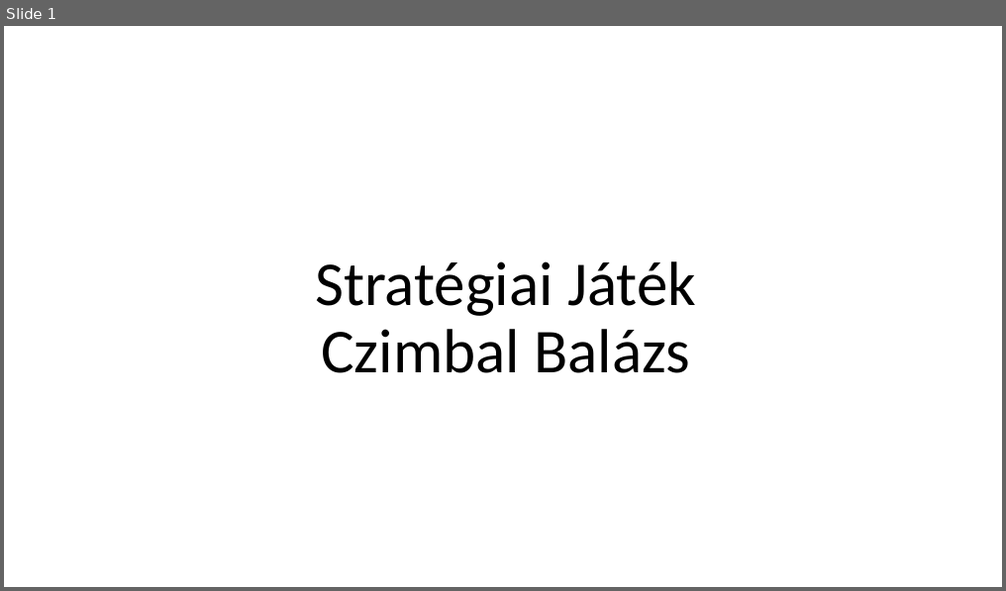
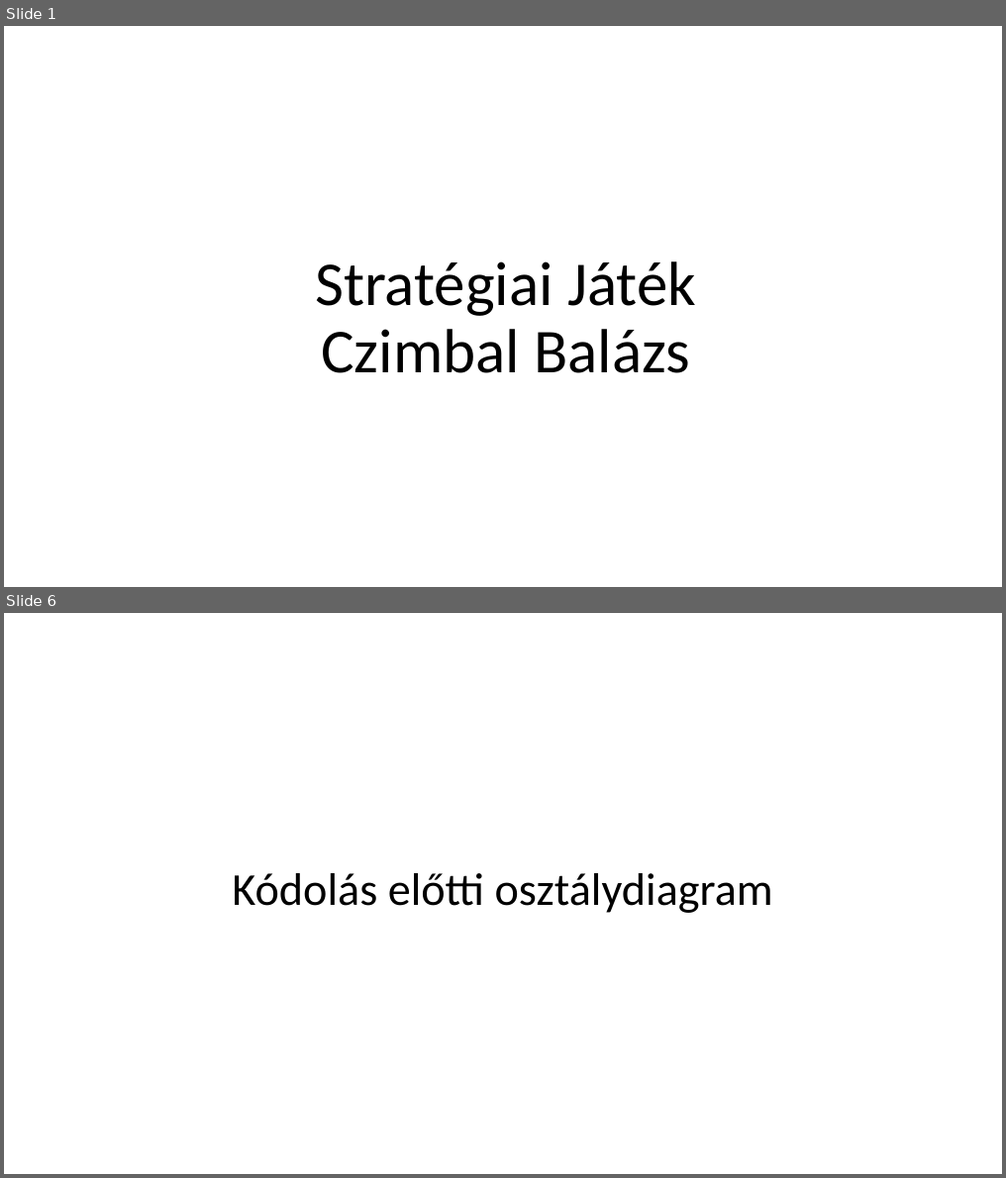
Before and after one commit to cimbi01/NagyBeadando, a slide deck: StatégiaiJáték.pptx. Shown one above the other, each under a label of ours: slide 1 before the commit, slides 1 and 6 after it; the slides between them are not shown. The pictures are 1006x591 and 1006x1178 pixels, drawn with LibreOffice and Linux fonts; fonts in the diff are those of the drawing; background and template pictures are left out. Boxes give left, top, right and bottom in pixels: in the first picture for what was removed or moved away, otherwise in the second. Text is boxed around its words. In the diff, an @@ line names an element or a change of style, - is before the commit and + after.

```diff
--- a/StatégiaiJáték.pptx
+++ b/StatégiaiJáték.pptx
@@ slide 6 added at <box>4,613,1002,1174</box>, background picture (left out) @@
@@ title added at <box>232,873,773,913</box>, 44 pt, text #000000 @@
+Kódolás előtti osztálydiagram
```
Also in this commit, not shown: 9 other slides added, 5 other files.
